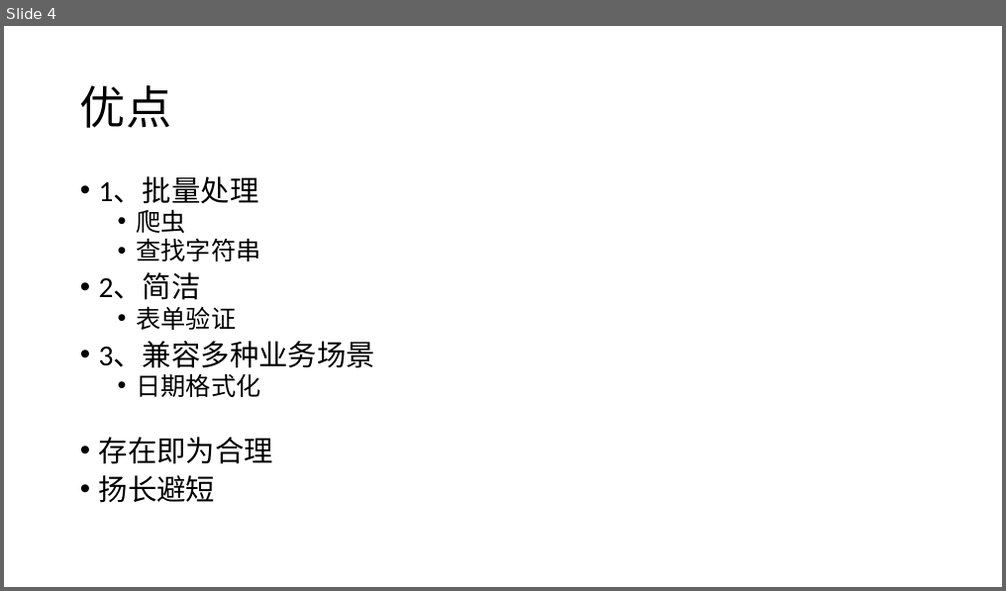
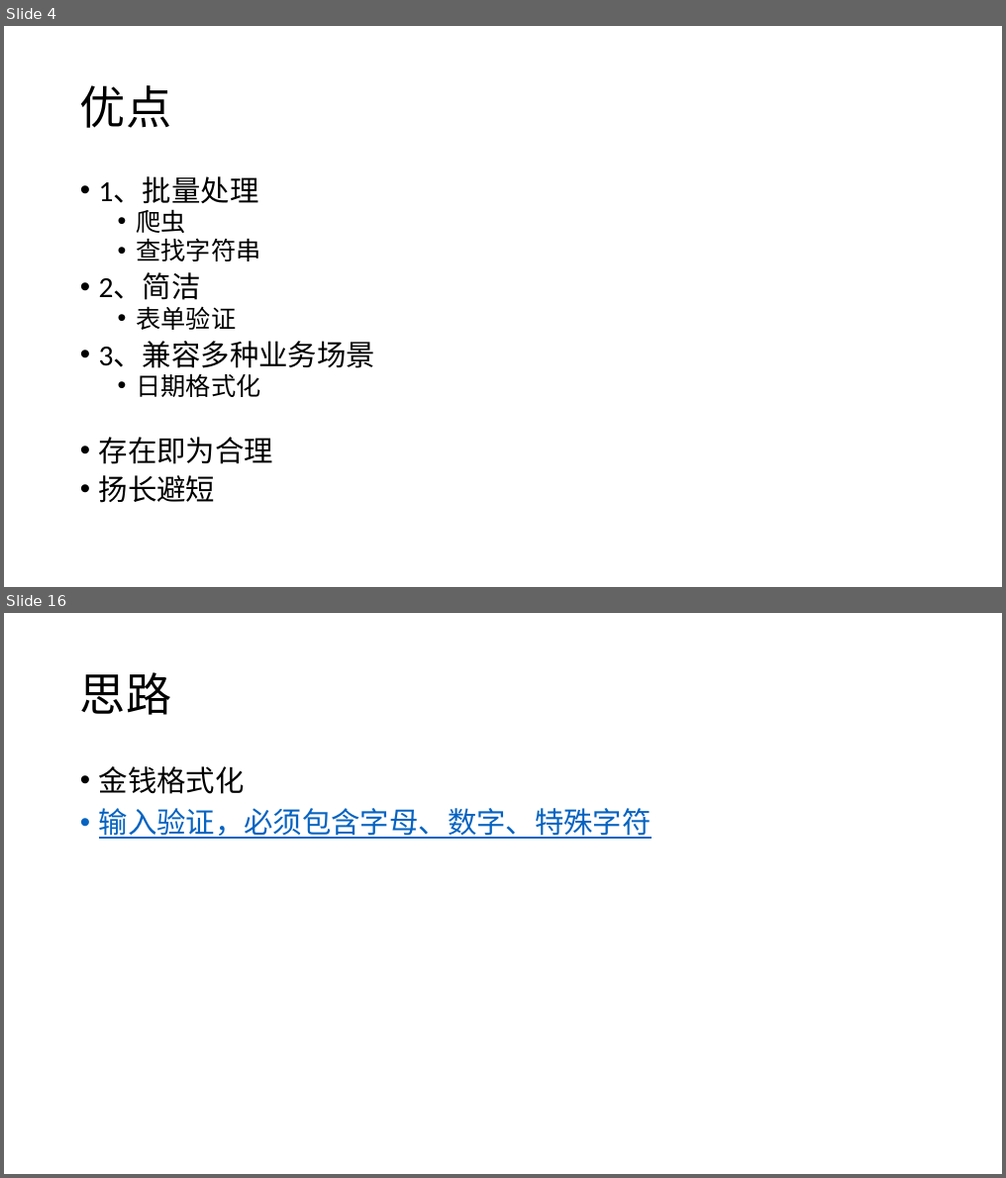
Before and after one commit to 382615666/note, a slide deck: 科普.pptx. Shown one above the other, each under a label of ours: slide 4 before the commit, slides 4 and 16 after it; the slides between them are not shown. The pictures are 1006x591 and 1006x1178 pixels, drawn with LibreOffice and Linux fonts; fonts in the diff are those of the drawing. Boxes give left, top, right and bottom in pixels: in the first picture for what was removed or moved away, otherwise in the second. Text is boxed around its words. In the diff, an @@ line names an element or a change of style, - is before the commit and + after.

```diff
--- a/科普.pptx
+++ b/科普.pptx
@@ slide 16 added at [4, 613, 1002, 1174], background #FFFFFF @@
@@ title added at [80, 672, 171, 715], 44 pt, text #000000 @@
+思路
@@ text added at [99, 766, 651, 839], 28 pt, text #0563C1, underline @@
+• 金钱格式化
+• 输入验证，必须包含字母、数字、特殊字符
```
Also in this commit, not shown: 4 slides changed, 10 other slides added, 1 other file.
